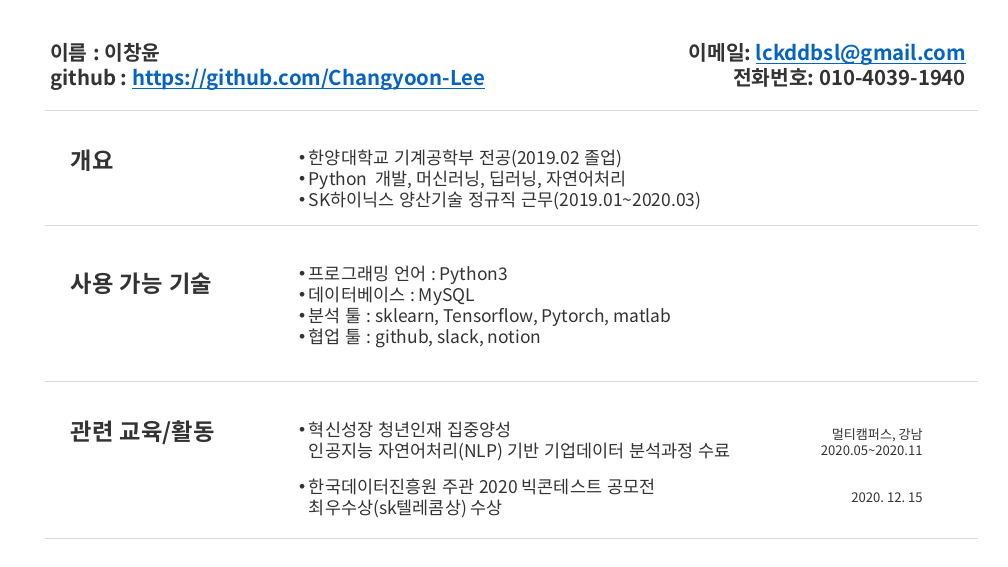
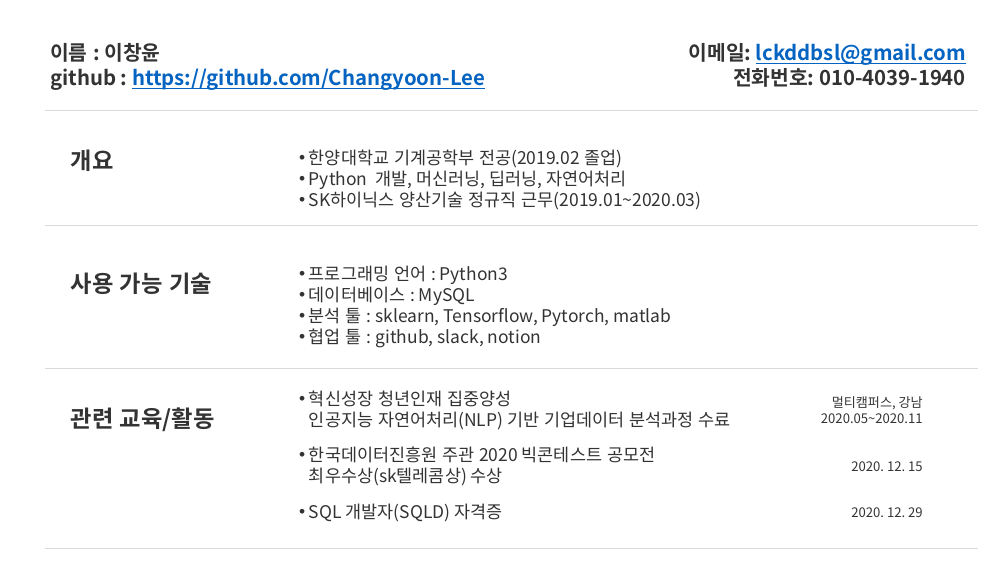
Before and after one commit to Changyoon-Lee/portfolio, a slide deck: slide 1 of 포트폴리오.pptx. Drawn at 1008x567 pixels with LibreOffice and Linux fonts; fonts in the diff are those of the drawing. Boxes give left, top, right and bottom in pixels: in the first picture for what was removed or moved away, otherwise in the second. Text is boxed around its words. In the diff, an @@ line names an element or a change of style, - is before the commit and + after.

```diff
--- a/포트폴리오.pptx
+++ b/포트폴리오.pptx
@@ line moved from (45, 381) - (978, 381) to (45, 368) - (978, 368) @@
@@ text "관련 교육/활동": place and size @@
-text "관련 교육/활동" at [71,420,215,445]
+text "관련 교육/활동" at [71,407,215,432]
@@ 4 texts: place and size @@
-4 texts at [309,421,923,518]
+4 texts at [309,390,923,486]
@@ text added at [309,503,502,522], 24 pt, text #333333 @@
+• SQL 개발자(SQLD) 자격증
@@ text added at [851,507,923,517], 18 pt, text #333333 @@
+2020. 12. 29
@@ line moved from (45, 538) - (978, 538) to (45, 548) - (978, 548) @@
```
Also in this commit, not shown: 3 other files.
